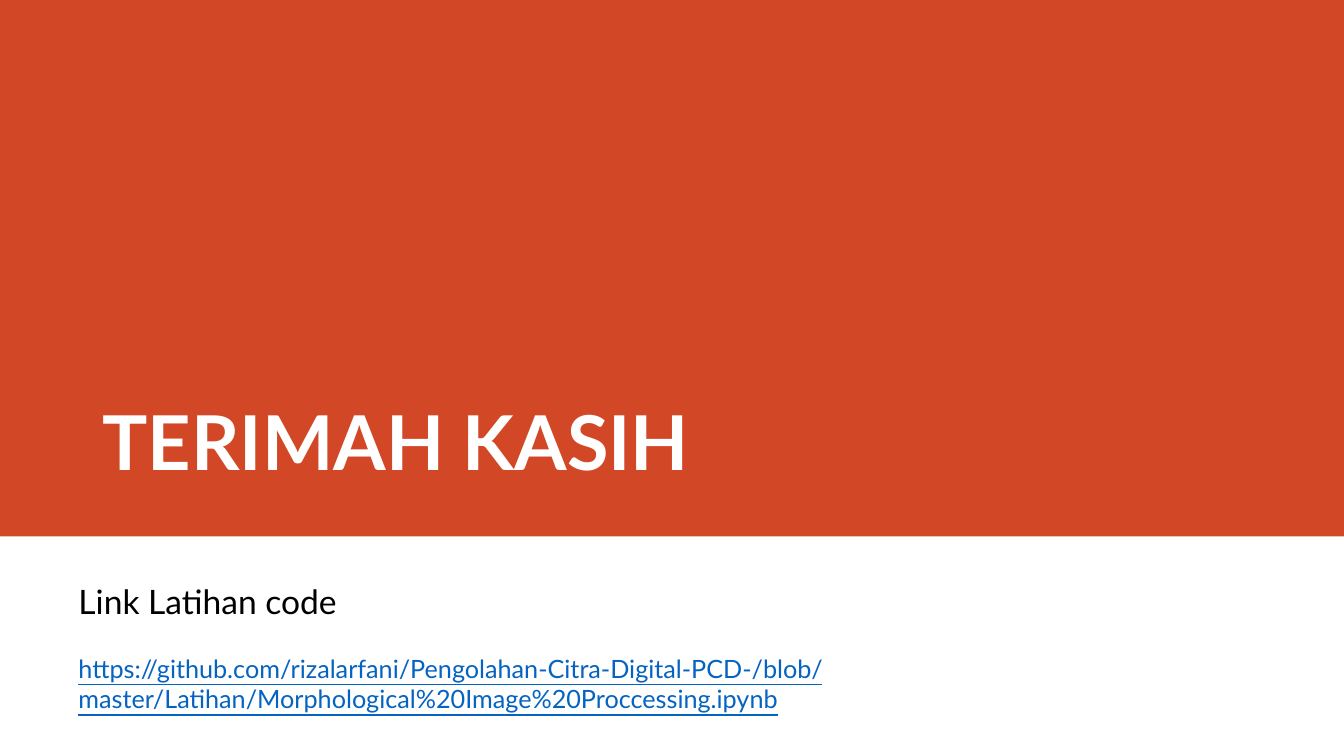
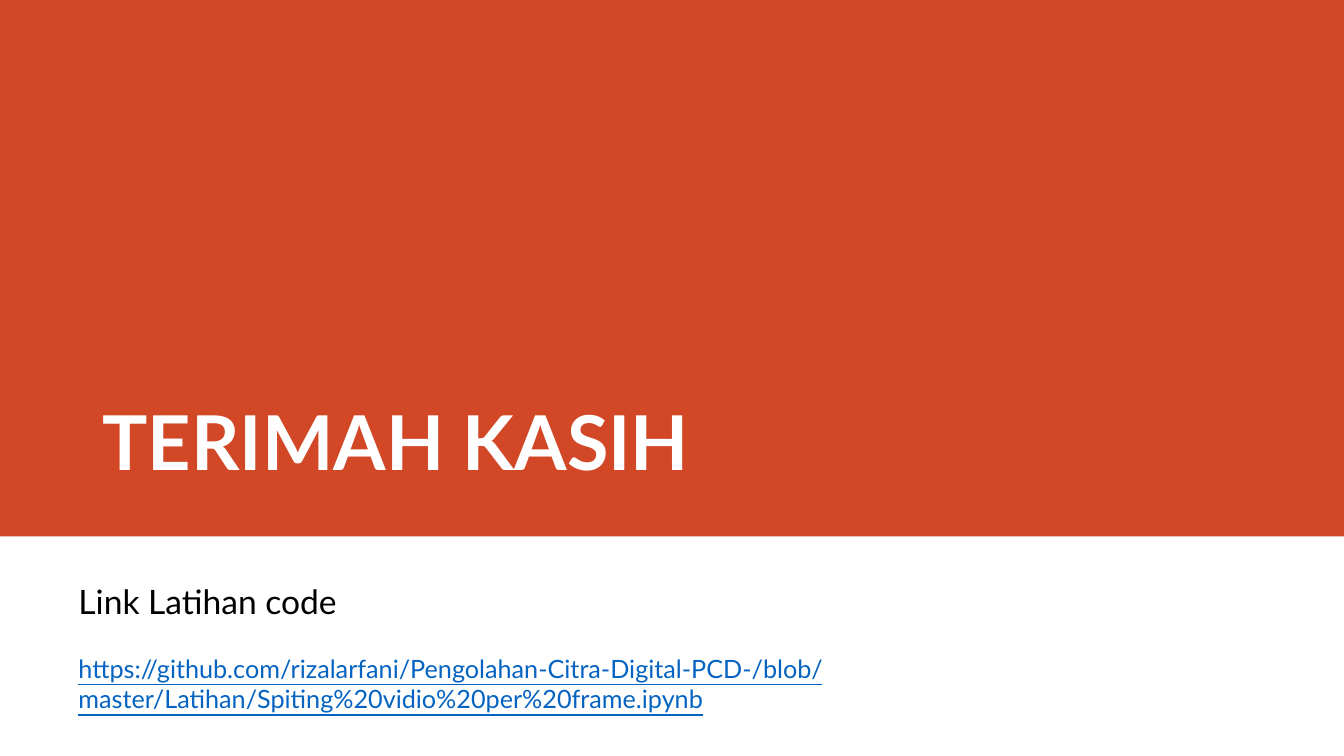
Before and after one commit to rizalarfani/Pengolahan-Citra-Digital-PCD-, a slide deck: slide 13 of Materi/Morphological Image Proccessing.pptx (slide 15 before the commit). Drawn at 1344x756 pixels with LibreOffice and Linux fonts; fonts in the diff are those of the drawing. Boxes give left, top, right and bottom in pixels: in the first picture for what was removed or moved away, otherwise in the second. Text is boxed around its words. In the diff, an @@ line names an element or a change of style, - is before the commit and + after.

```diff
--- a/Materi/Morphological Image Proccessing.pptx
+++ b/Materi/Morphological Image Proccessing.pptx
@@ text at box(78, 659, 822, 713): text changed @@
-https://github.com/rizalarfani/Pengolahan-Citra-Digital-PCD-/blob/master/Latihan/Morphological%20Image%20Proccessing.ipynb
+https://github.com/rizalarfani/Pengolahan-Citra-Digital-PCD-/blob/master/Latihan/Spiting%20vidio%20per%20frame.ipynb
```
Also in this commit, not shown: 1 other slide changed, 11 slides added, 13 slides removed, 13 other files.
